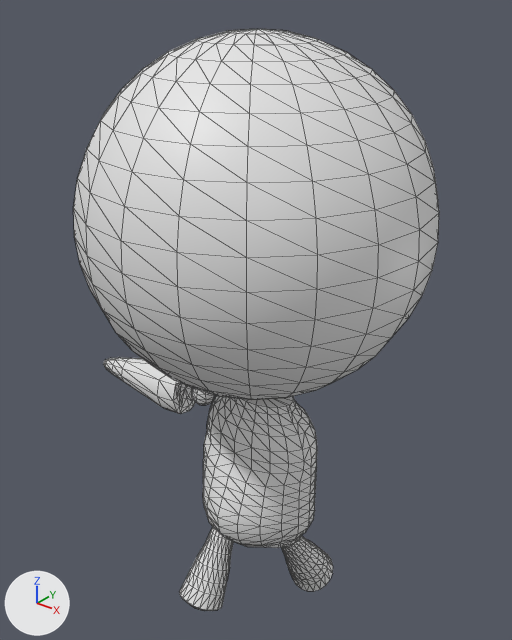
The OBJ model res/models/planetHead/exp_27.obj as it was, and as the next commit left it.
Both versions are drawn from a 50 mm lens placed at (4.11, -5.18, 8.42), pointed at (-0.25, 0.27, 5.05). The axes (+X, +Y, +Z) are drawn at lower left. The lights are the same throughout. Mesh edges are drawn as thin lines. Where no turn or scale is listed for an object, it has been applied to the vertices.

Objects in the first picture: 'exp_27'.
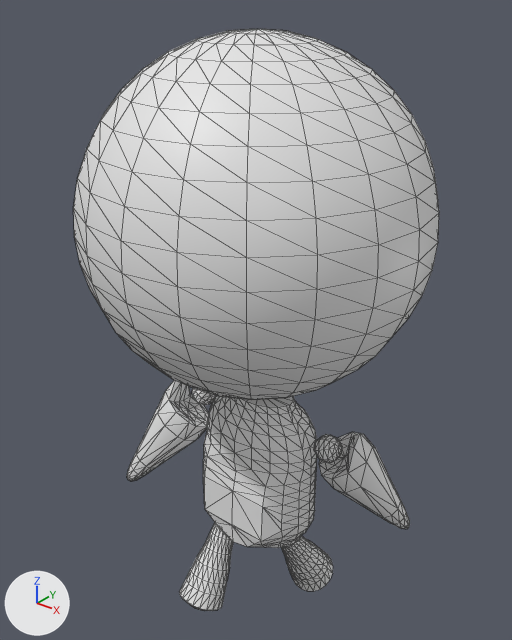
Where the change shows, as pixel boxes (x1, y1, x2, y2) in the pictures (512 x 640 px; the box of a moved part takes in the faces that stretch with it):
part 1 of me_exp_27, moved or reshaped
    before: (191, 388, 215, 405)
    after: (192, 388, 216, 405)
part 2 of me_exp_27, moved or reshaped
    before: (103, 357, 195, 414)
    after: (127, 380, 209, 481)
part 3 of me_exp_27, added
    after: (314, 434, 342, 463)
part 4 of me_exp_27, added
    after: (319, 432, 410, 529)
part 5 of me_exp_27, cut back
    both: (203, 454, 282, 547)

What the commit changed:
me_exp_27 is used by ob_exp_27; location (0.0, 0.0, 0.0).
me_exp_27 had 1316 vertices, 2608 faces and spanned x -2.41..1.72, y -1.74..1.7, z 1.39..8.01.
me_exp_27 now has 1438 vertices, 2844 faces and spans x -1.72..1.72, y -1.74..1.7, z 1.39..8.01.
me_exp_27 part 1: the loose piece of 58 vertices spanning x -1.05..-0.76, y -0.05..0.24, z 3.8..4.1 is multiplied about its middle by the matrix ((0.483, -0.129, -0.866), (0.258, 0.966, 0.0), (0.837, -0.224, 0.5)), then moved by (0.01, 0.0, 0.01).
me_exp_27 part 2: the loose piece of 90 vertices spanning x -2.41..-0.92, y -0.29..0.37, z 3.62..4.28 is multiplied about its middle by the matrix ((0.483, -0.129, -0.866), (0.258, 0.966, 0.0), (0.837, -0.224, 0.5)), then moved by (0.43, -0.28, -0.59).
me_exp_27 part 3: the loose piece of 58 vertices spanning x -1.05..-0.76, y -0.05..0.24, z 3.8..4.1 is copied, and the copy is multiplied about its middle by the matrix ((-0.483, 0.129, 0.866), (-0.258, -0.966, 0.0), (0.837, -0.224, 0.5)), then moved by (1.77, -0.01, 0.01); it spans x 0.72..1.02, y -0.05..0.23, z 3.81..4.09.
me_exp_27 part 4: the loose piece of 90 vertices spanning x -2.41..-0.92, y -0.29..0.37, z 3.62..4.28 is copied, and the copy is multiplied about its middle by the matrix ((-0.483, 0.129, 0.866), (-0.258, -0.966, 0.0), (0.837, -0.224, 0.5)), then moved by (2.88, 0.38, -0.59); it spans x 0.67..1.58, y -0.02..0.83, z 2.76..4.16.
Part 5, on me_exp_27:
33 vertices are removed from x -0.43..0.41, y -0.7..-0.46, z 2.63..3.52.
88 faces are deleted.
7 vertices are added at x -0.29..0.29, y -0.46..-0.39, z 2.67..3.52.
36 new faces join them.
